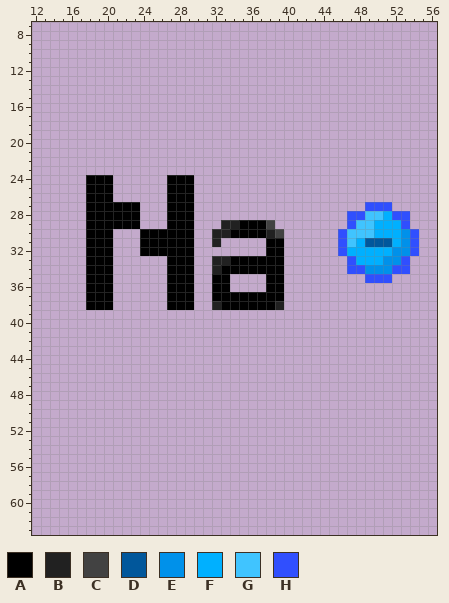
A pixel-art sprite gets an edit: assets/lewis-dot-sodium.png. Above: the version before the commit.
Colours within 5 levels of each other are drawn and written as one. Shown: x 12..56, y 7..63.
Palette (. is transparent): A #000000  B #212121  C #424242  D #01579b  E #0091ea  F #00b0ff  G #40c4ff  H #304ffe
Pixels before (only the part around the change), first column x 12:
 7 .............................................
 8 .............................................
 9 .............................................
10 .............................................
11 .............................................
12 .............................................
13 .............................................
14 .............................................
15 .............................................
16 .............................................
17 .............................................
18 .............................................
19 .............................................
20 .............................................
21 .............................................
22 .............................................
23 .............................................
24 ......AAA......AAA...........................
25 ......AAA......AAA...........................
26 ......AAA......AAA...........................
27 ......AAAAAA...AAA...................HHH.....
28 ......AAAAAA...AAA.................HHGGFHH...
29 ......AAAAAA...AAA...BBAAAC........HGGFFFH...
30 ......AAA...AAAAAA..BBAAAABC......HGGGFFFEH..
31 ......AAA...AAAAAA..B.....AA......HGFDDDFEH..
32 ......AAA...AAAAAA........AA......HFFFFFEEH..
33 ......AAA......AAA..BBAAAAAA.......HFFFEEH...
34 ......AAA......AAA..BAAAAAAA.......HHEEEHH...
35 ......AAA......AAA..AA....AA.........HHH.....
36 ......AAA......AAA..AA....AA.................
37 ......AAA......AAA..AAAAAAAA.................
38 ......AAA......AAA..BAAAAAAB.................
39 .............................................
40 .............................................
41 .............................................
42 .............................................
43 .............................................
44 .............................................
45 .............................................
46 .............................................
47 .............................................
48 .............................................
49 .............................................
50 .............................................
51 .............................................
52 .............................................
53 .............................................
54 .............................................
55 .............................................
56 .............................................
57 .............................................
58 .............................................
59 .............................................
60 .............................................
61 .............................................
62 .............................................
63 .............................................
Now the later version:
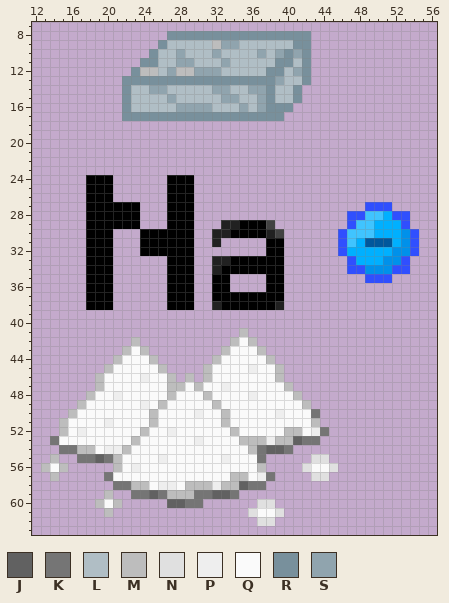
Colours new in this view: J #616161  K #757575  L #b0bec5  M #bdbdbd  N #e0e0e0  P #eeeeee  Q #fafafa  R #78909c  S #90a4ae
What changed:
{"change": "file 64x64 -> 256x256 pixels (blocks of 1x1 -> 4x4; one block is one cell here)"}
{"y":8,"x":27,"old":"................","new":"RRRRRRRRRRRRRRRR"}
{"y":9,"x":26,"old":".................","new":"RLLLLLMSSLLLLLLRR"}
{"y":10,"x":25,"old":"..................","new":"RLLSLLLSLLLLSLSRSR"}
{"y":11,"x":24,"old":"...................","new":"RRLLSSLLLSLLLLLRRLR"}
{"y":12,"x":23,"old":"....................","new":"RMMLSMMSSSLLLLLRRLSR"}
{"y":13,"x":22,"old":".....................","new":"RRRRRRRRRRRRRRRRRSLLR"}
{"y":14,"x":22,"old":"....................","new":"RLLSSLLLLLSSLLSSRLLR"}
{"y":15,"x":22,"old":"....................","new":"RLLLLSLLLLLSSLLSRLLR"}
{"y":16,"x":22,"old":"...................","new":"RLLLLLSSSSLLLSLSRRR"}
{"y":17,"x":22,"old":"..................","new":"RRRRRRRRRRRRRRRRRR"}
{"y":41,"x":35,"old":".","new":"M"}
{"y":42,"x":23,"old":".","new":"M"}
{"y":42,"x":34,"old":"...","new":"MQM"}
{"y":43,"x":22,"old":"...","new":"MQM"}
{"y":43,"x":33,"old":".....","new":"MQQQM"}
{"y":44,"x":21,"old":".....","new":"MQQQM"}
{"y":44,"x":32,"old":".......","new":"MQQQQQM"}
{"y":45,"x":20,"old":".......","new":"MQQQQQM"}
{"y":45,"x":31,"old":".........","new":"MQQQQPQQM"}
{"y":46,"x":19,"old":".........","new":"MQQQQPQQM"}
{"y":46,"x":29,"old":".","new":"M"}
{"y":46,"x":31,"old":".........","new":"MQQQQQQQM"}
{"y":47,"x":19,"old":"......................","new":"MQQQQQQQMMQMQQPQQQQQQM"}
{"y":48,"x":18,"old":"........................","new":"MQQPQQQQQMQQQMQQQQPQQQQM"}
{"y":49,"x":17,"old":"..........................","new":"MQQQQQQPQMQQQQQMQQQQQQQQQM"}
{"y":50,"x":16,"old":"............................","new":"MQQQQQQQQMQQQQPQQMQQQQQPQQQK"}
{"y":51,"x":15,"old":".............................","new":"MQQQQPQQQQMQQQQQQQMQQQQQQQQQM"}
{"y":52,"x":15,"old":"..............................","new":"MQPQQQQQQMQQPQQQQQQMQQQQQMMQPK"}
{"y":53,"x":14,"old":"..............................","new":"KQQQQQQQQMQQQQQQPQQQQMMMPMMJKK"}
{"y":54,"x":15,"old":"..........................","new":"KKMMQPPMQQQQQQQQQQQQQMKJJK"}
{"y":55,"x":14,"old":".","new":"M"}
{"y":55,"x":17,"old":".....................","new":"KKJKMQQQQPQQQQQQPQQQK"}
{"y":55,"x":43,"old":"..","new":"NN"}
{"y":56,"x":13,"old":"...","new":"MQM"}
{"y":56,"x":21,"old":".................","new":"MQPQQQQQQQQQQQQQM"}
{"y":56,"x":42,"old":"....","new":"NQQN"}
{"y":57,"x":14,"old":".","new":"M"}
{"y":57,"x":20,"old":"...................","new":"KQQQQQQQQQQQQQMMQPK"}
{"y":57,"x":43,"old":"..","new":"NN"}
{"y":58,"x":21,"old":".................","new":"KKMMQPPQMMMPMMJKK"}
{"y":59,"x":20,"old":".","new":"M"}
{"y":59,"x":23,"old":"............","new":"KKJKMMMKKJJK"}
{"y":60,"x":19,"old":"...","new":"MQM"}
{"y":60,"x":27,"old":"....","new":"JJKK"}
{"y":60,"x":37,"old":"..","new":"NN"}
{"y":61,"x":20,"old":".","new":"M"}
{"y":61,"x":36,"old":"....","new":"NQQN"}
{"y":62,"x":37,"old":"..","new":"NN"}
{"label":"added","picture_box":[122,31,311,121]}
{"label":"added","picture_box":[41,328,338,526]}
